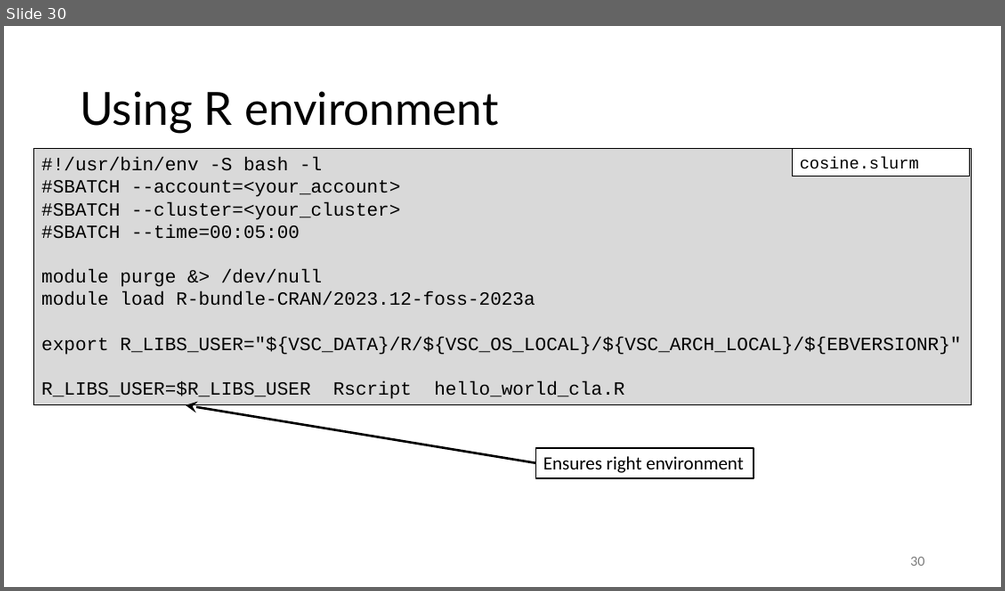
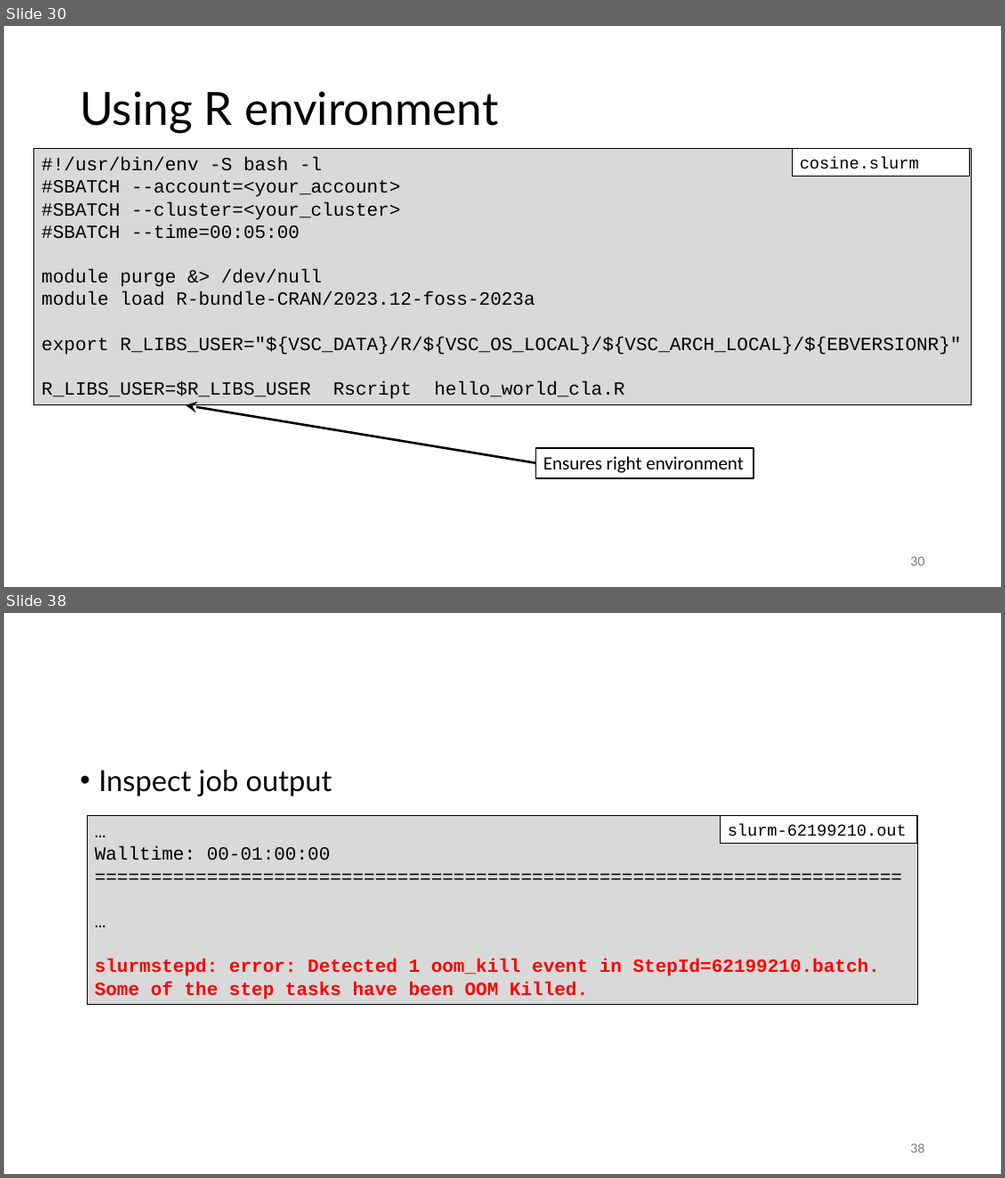
Before and after one commit to gjbex/Best-practices-for-data-science-on-HPC, a slide deck: best_practices_for_data_science_on_hpc.pptx. Shown one above the other, each under a label of ours: slide 30 before the commit, slides 30 and 38 after it; the slides between them are not shown. The pictures are 1005x591 and 1005x1178 pixels, drawn with LibreOffice and Linux fonts; fonts in the diff are those of the drawing; grey boxes stand for pictures. Boxes give left, top, right and bottom in pixels: in the first picture for what was removed or moved away, otherwise in the second. Text is boxed around its words. In the diff, an @@ line names an element or a change of style, - is before the commit and + after.

Commit message:
Add slides on walltime and memory benchmarking

```diff
--- a/best_practices_for_data_science_on_hpc.pptx
+++ b/best_practices_for_data_science_on_hpc.pptx
@@ slide 38 added at (4,613,1001,1174), background #FFFFFF @@
@@ text added at (98,770,332,796), 28 pt, text #000000 @@
+• Inspect job output
@@ rectangle added at (87,816,918,1004), fill #D9D9D9, outline #000000 0.75 pt, 18 pt, text #FF0000, bold @@
+…
+Walltime: 00-01:00:00
+========================================================================
+…
+slurmstepd: error: Detected 1 oom_kill event in StepId=62199210.batch.
+Some of the step tasks have been OOM Killed.
@@ rectangle added at (720,816,917,844), fill #FFFFFF, outline #000000 0.75 pt, 16 pt, text #000000 @@
+slurm-62199210.out
@@ page number added at (910,1143,924,1152), 12 pt, text #797979 @@
+38
```
Also in this commit, not shown: 11 other slides added.
